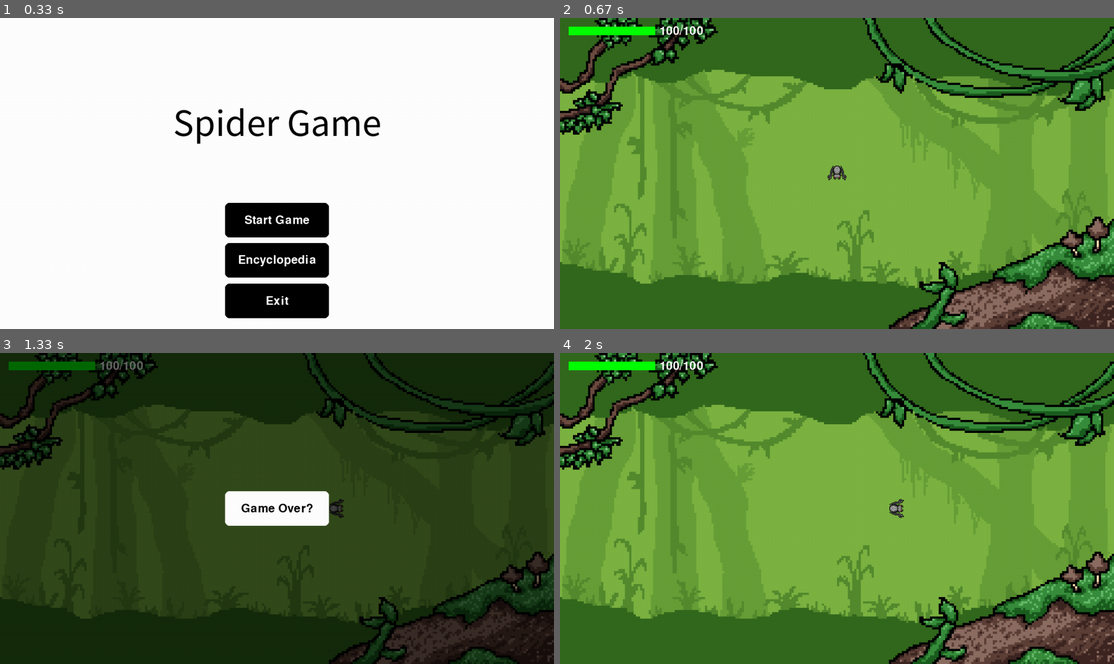
Above: before the commit, frames 1-4 (two rows, left to right).
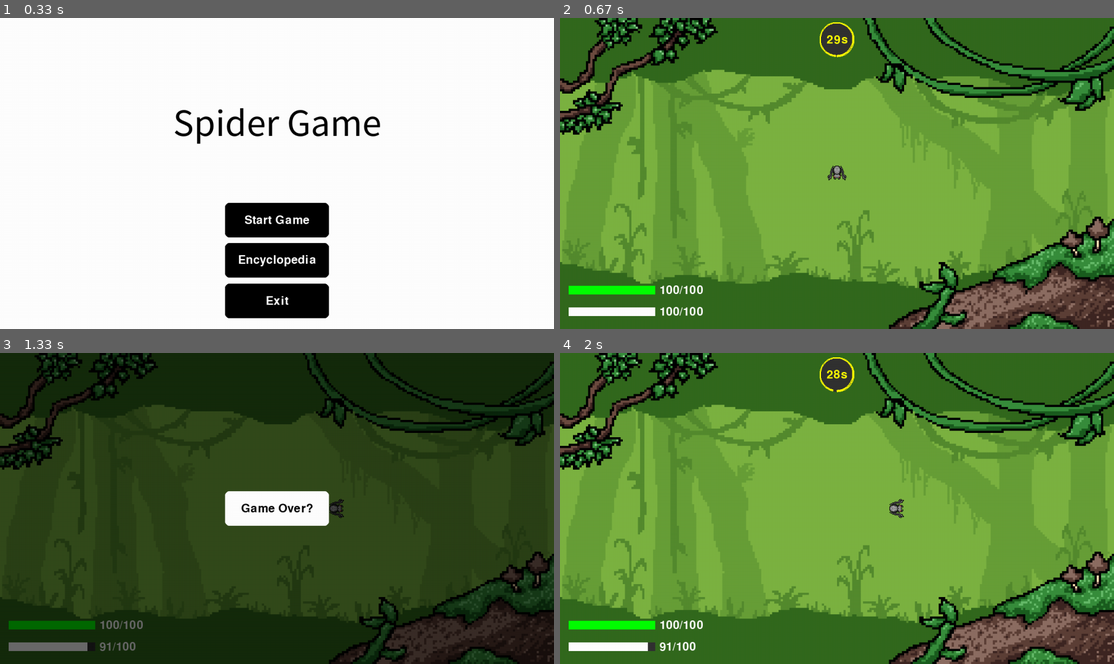
Above: after the commit, the same moments.

Repository: hyeong-512/Spider-game
Game: pygame game, started from main.py
Same seed, same stepped clock (60 frames per second), same inputs: the game is played once before the commit and once after it.
Inputs:
- Up to frame 1 (0.33 s): no input
- Up to frame 2 (0.67 s): click "Start Game" at 0.38 s
- Up to frame 3 (1.33 s): hold Q 0.67-1.13 s; hold Right 0.67-1.13 s; hold Esc from 1.17 s (still down); hold Right from 1.17 s (still down)
- Up to frame 4 (2 s): release Esc at 1.63 s; release Right at 1.63 s; hold Esc from 1.67 s (still down)

Frame 1 is identical in both runs. In frame 2, 2.3% of the frame differs, in the area x 1-54%, y 1-96%; in frame 3, 1.6%; in frame 4, 2.3%.

Commit message:
Update main.py

Diff:
--- a/main.py
+++ b/main.py
@@ -2,7 +2,7 @@
 import random
 import math
 from scripts.character import Character
-from scripts.ui import HealthBar
+from scripts.ui import HealthBar, cobwebBar, Timer
 from scripts.monster import MonsterManager
 
 pygame.init()
@@ -10,7 +10,7 @@
 # ----------------- 화면/글꼴/시계 -----------------
 screen = pygame.display.set_mode((0,0), pygame.FULLSCREEN)
 screen_width, screen_height = screen.get_size()
-pygame.display.set_caption("spider game")
+pygame.display.set_caption("Spider Game")
 
 clock = pygame.time.Clock()
 font = pygame.font.Font(None, 40)
@@ -19,9 +19,16 @@
 background = pygame.transform.scale(background, (screen_width, screen_height))
 
 # ----------------- 캐릭터 / 체력바 -----------------
-character = Character("C:/Users/user/Downloads/gray spider-pixilart.png",
-                      (screen_width//2, screen_height//2))
+character = Character(
+    "C:/Users/user/Downloads/gray spider-pixilart.png",
+    (screen_width//2, screen_height//2)
+)
+character.max_cobweb = 100
+character.cobweb = character.max_cobweb
+
 hpbar = HealthBar(character.max_hp, font=font, smooth_speed=100)
+cobar = cobwebBar(character.max_cobweb, font=font, smooth_speed=100)
+cobar.color = (255,255,255)
 
 # ----------------- 몬스터 매니저 -----------------
 monster_images = [
@@ -53,6 +60,15 @@
 
 game_state = 'start'
 
+# ----------------- Q 메시지 변수 -----------------
+q_message_timer = 0
+q_message_duration = 2.0
+
+# ----------------- 타이머 생성 -----------------
+timer = Timer(duration=30, font=font, pos=(screen_width//2, 50), radius=40, color=(255,255,0), bg_color=(50,50,50), thickness=3)
+"""duration: 총 시간 (초), font: 글자 폰트, pos: 원 중심 위치 (x,y), radius: 원 반지름, color: 진행 호 색, bg_color: 배경 원 색, thickness: 호 두께"""
+
+# ----------------- 메인 루프 -----------------
 running = True
 while running:
     dt = clock.tick(60)/1000.0
@@ -63,27 +79,36 @@
         if event.type == pygame.QUIT:
             running = False
 
-        # ESC 처리
-        elif event.type == pygame.KEYDOWN and event.key == pygame.K_ESCAPE:
-            if game_state == 'play':
-                game_state = 'pause'
-            elif game_state == 'pause':
-                game_state = 'play'
-            else:
-                game_state = 'start'
-
-        # 플레이 중 키 이벤트 처리
+        if event.type == pygame.KEYDOWN:
+            if event.key == pygame.K_ESCAPE:
+                if game_state == 'play':
+                    game_state = 'pause'
+                elif game_state == 'pause':
+                    game_state = 'play'
+                else:
+                    game_state = 'start'
+
+            # Q키 사용
+            if event.key == pygame.K_q and game_state == 'play':
+                if character.cobweb >= 10:
+                    character.cobweb -= 10
+                    # Q키 효과 실행
+                else:
+                    q_message_timer = q_message_duration
+                    print("거미줄이 부족하여 Q를 사용할 수 없습니다!")
+
         if event.type in [pygame.KEYDOWN, pygame.KEYUP]:
             if game_state == 'play':
                 character.handle_event(event)
 
-        # 마우스 클릭 처리
         if event.type == pygame.MOUSEBUTTONDOWN and event.button == 1:
             if game_state == 'start':
                 if start_button_rect.collidepoint(event.pos):
                     game_state = 'play'
                     character.reset((screen_width//2, screen_height//2))
+                    character.cobweb = character.max_cobweb
                     monster_manager.reset()
+                    timer.start()
                 elif encyclopedia_button_rect.collidepoint(event.pos):
                     game_state = 'encyclopedia'
                 elif exit_button_rect.collidepoint(event.pos):
@@ -96,7 +121,10 @@
             elif game_state == 'end':
                 if replay_button_rect.collidepoint(event.pos):
                     character.reset((screen_width//2, screen_height//2))
+                    character.cobweb = character.max_cobweb
                     monster_manager.reset()
+                    timer.reset()
+                    timer.start()
                     game_state = 'play'
                 elif overstart_button_rect.collidepoint(event.pos):
                     game_state = 'start'
@@ -109,8 +137,7 @@
     if game_state == 'start':
         screen.fill((255,255,255))
         title_surf = title_font.render("Spider Game", True, (0,0,0))
-        screen.blit(title_surf, (screen_width//2 - title_surf.get_width()//2,
-                                  int(screen_height*0.25)))
+        screen.blit(title_surf, (screen_width//2 - title_surf.get_width()//2, int(screen_height*0.25)))
 
         pygame.draw.rect(screen, (0,0,0), start_button_rect, border_radius=10)
         screen.blit(font.render("Start Game", True, (255,255,255)),
@@ -130,39 +157,57 @@
         character.draw(screen)
         monster_manager.update(dt, character.rect.center)
         monster_manager.draw(screen)
+
+        # 체력/거미줄 회복
+        character.hp += 3*dt
+        if character.hp > character.max_hp: character.hp = character.max_hp
+        character.cobweb += 2*dt
+        if character.cobweb > character.max_cobweb: character.cobweb = character.max_cobweb
+
         hpbar.update(dt, character.hp)
-        hpbar.draw(screen, pos=(20,20))
+        hpbar.draw(screen, pos=(20, screen_height-100))
+        cobar.update(dt, character.cobweb)
+        cobar.draw(screen, pos=(20, screen_height-50))
+
+        # Q 부족 메시지
+        if q_message_timer > 0:
+            msg = font.render("I can't use Q because I don't have enough spider webs!", True, (230,167,161))
+            msg_x = screen_width//2 - msg.get_width()//2
+            msg_y = screen_height - 60  # 하단에서 30px 위
+            screen.blit(msg, (msg_x, msg_y))
+            q_message_timer -= dt
+
+        # 타이머
+        timer.update(dt)
+        timer.draw(screen)
 
         # 충돌 체크
         for m in monster_manager.monsters:
             if character.rect.colliderect(m.rect):
                 character.hp -= 100*dt
-                if character.hp < 0:
-                    character.hp = 0
-
-        if character.hp <= 0:
+                if character.hp < 0: character.hp = 0
+
+        if character.hp <= 0 or timer.remaining <= 0:
             game_state = 'end'
 
     elif game_state == 'pause':
-        # 기존 플레이 화면 유지
         screen.blit(background, (0,0))
         character.draw(screen)
         monster_manager.draw(screen)
-        hpbar.draw(screen, pos=(20,20))
+        hpbar.draw(screen, pos=(20, screen_height-100))
+        cobar.draw(screen, pos=(20, screen_height-50))
 
         overlay = pygame.Surface((screen_width, screen_height))
         overlay.set_alpha(150)
         overlay.fill((0,0,0))
         screen.blit(overlay, (0,0))
 
-        # Pause 버튼
         pygame.draw.rect(screen, (255,255,255), pause_button_rect, border_radius=10)
         text = font.render("Game Over?", True, (0,0,0))
         screen.blit(text, text.get_rect(center=pause_button_rect.center))
 
     elif game_state == 'encyclopedia':
         screen.blit(background, (0,0))
-
         pygame.draw.rect(screen, (255,255,255), enstart_button_rect, border_radius=10)
         screen.blit(font.render("Home", True, (0,0,0)),
                     font.render("Home", True, (0,0,0)).get_rect(center=enstart_button_rect.center))
